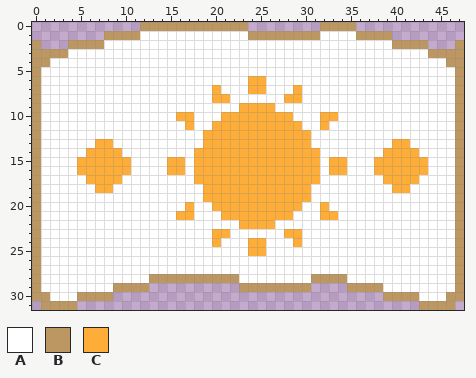
A pixel-art sprite gets an edit: Unreal/Content/flag4.png. Above: the version before the commit.
The file is 144x96 pixels, drawn in blocks of 3x3; one block is one cell here.
Palette (. is transparent): A #ffffff  B #bc9762  C #ffad39
Pixels before, first column x 0:
 0 ............BBBBBBBBBBBB........BBBB............
 1 ........BBBBAAAAAAAAAAAABBBBBBBBAAAABBBB........
 2 B...BBBBAAAAAAAAAAAAAAAAAAAAAAAAAAAAAAAABBBB...B
 3 BBBBAAAAAAAAAAAAAAAAAAAAAAAAAAAAAAAAAAAAAAAABBBB
 4 BBAAAAAAAAAAAAAAAAAAAAAAAAAAAAAAAAAAAAAAAAAAAABB
 5 BAAAAAAAAAAAAAAAAAAAAAAAAAAAAAAAAAAAAAAAAAAAAAAB
 6 BAAAAAAAAAAAAAAAAAAAAAAACCAAAAAAAAAAAAAAAAAAAAAB
 7 BAAAAAAAAAAAAAAAAAAACAAACCAAACAAAAAAAAAAAAAAAAAB
 8 BAAAAAAAAAAAAAAAAAAACCAAAAAACCAAAAAAAAAAAAAAAAAB
 9 BAAAAAAAAAAAAAAAAAAAAAACCCCAAAAAAAAAAAAAAAAAAAAB
10 BAAAAAAAAAAAAAAACCAAACCCCCCCCAAACCAAAAAAAAAAAAAB
11 BAAAAAAAAAAAAAAAACAACCCCCCCCCCAACAAAAAAAAAAAAAAB
12 BAAAAAAAAAAAAAAAAAACCCCCCCCCCCCAAAAAAAAAAAAAAAAB
13 BAAAAAACCAAAAAAAAAACCCCCCCCCCCCAAAAAAAAACCAAAAAB
14 BAAAAACCCCAAAAAAAACCCCCCCCCCCCCCAAAAAAACCCCAAAAB
15 BAAAACCCCCCAAAACCACCCCCCCCCCCCCCACCAAACCCCCCAAAB
16 BAAAACCCCCCAAAACCACCCCCCCCCCCCCCACCAAACCCCCCAAAB
17 BAAAAACCCCAAAAAAAACCCCCCCCCCCCCCAAAAAAACCCCAAAAB
18 BAAAAAACCAAAAAAAAAACCCCCCCCCCCCAAAAAAAAACCAAAAAB
19 BAAAAAAAAAAAAAAAAAACCCCCCCCCCCCAAAAAAAAAAAAAAAAB
20 BAAAAAAAAAAAAAAAACAACCCCCCCCCCAACAAAAAAAAAAAAAAB
21 BAAAAAAAAAAAAAAACCAAACCCCCCCCAAACCAAAAAAAAAAAAAB
22 BAAAAAAAAAAAAAAAAAAAAAACCCCAAAAAAAAAAAAAAAAAAAAB
23 BAAAAAAAAAAAAAAAAAAACCAAAAAACCAAAAAAAAAAAAAAAAAB
24 BAAAAAAAAAAAAAAAAAAACAAACCAAACAAAAAAAAAAAAAAAAAB
25 BAAAAAAAAAAAAAAAAAAAAAAACCAAAAAAAAAAAAAAAAAAAAAB
26 BAAAAAAAAAAAAAAAAAAAAAAAAAAAAAAAAAAAAAAAAAAAAAAB
27 BAAAAAAAAAAAAAAAAAAAAAAAAAAAAAAAAAAAAAAAAAAAAAAB
28 BAAAAAAAAAAAABBBBBBBBBBAAAAAAAABBBBAAAAAAAAAAAAB
29 BAAAAAAAABBBB..........BBBBBBBB....BBBBAAAAAAAAB
30 BBAAABBBB..............................BBBBAAABB
31 .BBBB......................................BBBB.
After the commit:
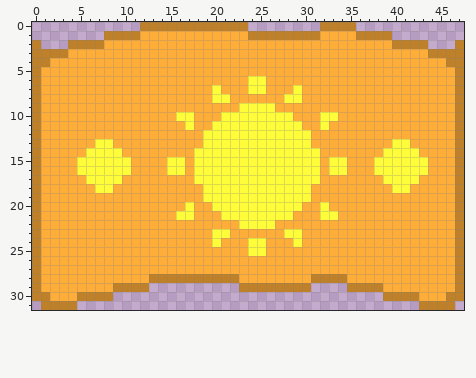
Difference:
colour A: #ffffff -> #ffad39
colour B: #bc9762 -> #be8028
colour C: #ffad39 -> #fffd39
Where, in picture pixels (left, top, right, bottom), the same in both pictures:
changed: (32, 22, 464, 310)
